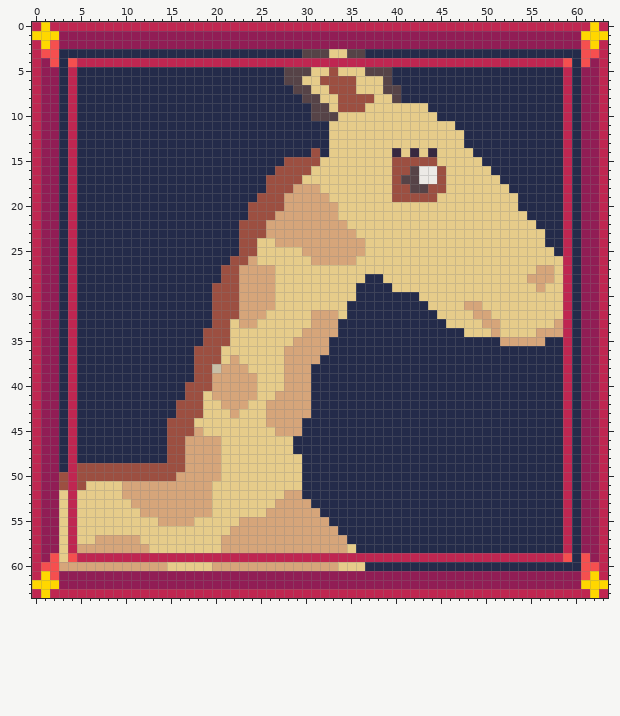
Pixel-art sprite: Assets/Sprites/profile_kaelkirjak.png. The picture above was drawn from the file before the commit.
The file is 64x64 pixels.
After the commit:
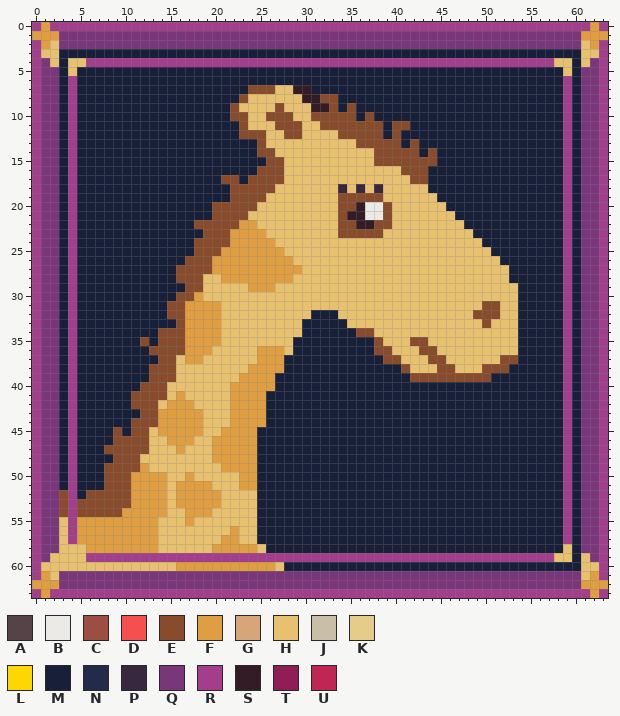
Palette (. is transparent): A #564347  B #eceae6  C #9c4f41  D #f54f4f  E #884b2b  F #de9e41  G #d6a57a  H #e8c170  J #c9bfa7  K #e6cc8a  L #ffd700  M #172038  N #242b4a  P #372840  Q #7a367b  R #a23e8c  S #341c27  T #911d55  U #bf2651
Change:
Changed rows in their new state; - is an unchanged pixel.
first column x 0:
 0 RFRRRRRRRRRRRRRRRRRRRRRRRRRRRRRRRRRRRRRRRRRRRRRRRRRRRRRRRRRRRRFR
 1 FFFQQQQQQQQQQQQQQQQQQQQQQQQQQQQQQQQQQQQQQQQQQQQQQQQQQQQQQQQQQFFF
 2 RFHQQQQQQQQQQQQQQQQQQQQQQQQQQQQQQQQQQQQQQQQQQQQQQQQQQQQQQQQQQHFR
 3 RHHMMMMMMMMMMMMMMMMMMMMMMMMMMMMMMMMMMMMMMMMMMMMMMMMMMMMMMMMMMHHR
 4 RQHMHHRRRRRRRRRRRRRRRRRRRRRRRRRRRRRRRRRRRRRRRRRRRRRRRRRRRRHHMHQR
 5 RQQMHMMMMMMMMMMMMMMMMMMMMMMMMMMMMMMMMMMMMMMMMMMMMMMMMMMMMMMHMQQR
 6 RQQMRMMMMMMMMMMMMMMMMMMMMMMMMMMMMMMMMMMMMMMMMMMMMMMMMMMMMMMRMQQR
 7 RQQMRMMMMMMMMMMMMMMMMMMMEEEHHSSMMMMMMMMMMMMMMMMMMMMMMMMMMMMRMQQR
 8 RQQMRMMMMMMMMMMMMMMMMMMEHHHHHHSSEEMMMMMMMMMMMMMMMMMMMMMMMMMRMQQR
 9 RQQMRMMMMMMMMMMMMMMMMMEHHHHEHHHSSEMEMMMMMMMMMMMMMMMMMMMMMMMRMQQR
10 RQQMRMMMMMMMMMMMMMMMMMEEHHEEEHHEEEEEMEMMMMMMMMMMMMMMMMMMMMMRMQQR
11 RQQMRMMMMMMMMMMMMMMMMMMEHHHEEEHHEEEEEEEMEEMMMMMMMMMMMMMMMMMRMQQR
12 RQQMRMMMMMMMMMMMMMMMMMMEEEHHEEHHHHEEEEEMEMMMMMMMMMMMMMMMMMMRMQQR
13 RQQMRMMMMMMMMMMMMMMMMMMMMEHHHHHHHHHHEEEEEMEMMMMMMMMMMMMMMMMRMQQR
14 RQQMRMMMMMMMMMMMMMMMMMMMMEEHHHHHHHHHHHEEEEEMEMMMMMMMMMMMMMMRMQQR
15 RQQMRMMMMMMMMMMMMMMMMMMMMMEEHHHHHHHHHHEEEEEEEMMMMMMMMMMMMMMRMQQR
16 RQQMRMMMMMMMMMMMMMMMMMMMMEEEHHHHHHHHHHHHHEEEMMMMMMMMMMMMMMMRMQQR
17 RQQMRMMMMMMMMMMMMMMMMEEMEEEEHHHHHHHHHHHHHHEEMMMMMMMMMMMMMMMRMQQR
18 RQQMRMMMMMMMMMMMMMMMMMEEEEEHHHHHHHPHPHPHHHHHMMMMMMMMMMMMMMMRMQQR
19 RQQMRMMMMMMMMMMMMMMMMMEEEEHHHHHHHHEEEEEHHHHHHMMMMMMMMMMMMMMRMQQR
20 RQQMRMMMMMMMMMMMMMMMEEEEEHHHHHHHHHEESBBEHHHHHHMMMMMMMMMMMMMRMQQR
21 RQQMRMMMMMMMMMMMMMMMEEEEHHHHHHHHHHESSBBEHHHHHHHMMMMMMMMMMMMRMQQR
22 RQQMRMMMMMMMMMMMMMEEEEEFFHHHHHHHHHEESSEEHHHHHHHHMMMMMMMMMMMRMQQR
23 RQQMRMMMMMMMMMMMMMMEEEFFFFHHHHHHHHEEEEEHHHHHHHHHHMMMMMMMMMMRMQQR
24 RQQMRMMMMMMMMMMMMMEEEEFFFFFHHHHHHHHHHHHHHHHHHHHHHHMMMMMMMMMRMQQR
25 RQQMRMMMMMMMMMMMMMEEEFFFFFFFHHHHHHHHHHHHHHHHHHHHHHHMMMMMMMMRMQQR
26 RQQMRMMMMMMMMMMMMEEEFFFFFFFFFHHHHHHHHHHHHHHHHHHHHHHHMMMMMMMRMQQR
27 RQQMRMMMMMMMMMMMEEEEFFFFFFFFFFHHHHHHHHHHHHHHHHHHHHHHHMMMMMMRMQQR
28 RQQMRMMMMMMMMMMMEEEHHFFFFFFFFHHHHHHHHHHHHHHHHHHHHHHHHMMMMMMRMQQR
29 RQQMRMMMMMMMMMMMMEEHHHHHFFFHHHHHHHHHHHHHHHHHHHHHHHHHHHMMMMMRMQQR
30 RQQMRMMMMMMMMMMMEEFHHHHHHHHHHHHHHHHHHHHHHHHHHHHHHHHHHHMMMMMRMQQR
31 RQQMRMMMMMMMMMMEEFFFFHHHHHHHHHHHHHHHHHHHHHHHHHHHHHEEHHMMMMMRMQQR
32 RQQMRMMMMMMMMMMEEFFFFHHHHHHHHHHMMMHHHHHHHHHHHHHHHEEEHHMMMMMRMQQR
33 RQQMRMMMMMMMMMMMEFFFFHHHHHHHHHMMMMMHHHHHHHHHHHHHHHEHHHMMMMMRMQQR
34 RQQMRMMMMMMMMMEEEFFFFHHHHHHHHHMMMMMMEEHHHHHHHHHHHHHHHHMMMMMRMQQR
35 RQQMRMMMMMMMEMEEEFFFFHHHHHHHHMMMMMMMMMEHHHEEHHHHHHHHHHMMMMMRMQQR
36 RQQMRMMMMMMMMEEEEFFFHHHHHFFFHMMMMMMMMMEEHHHEEHHHHHHHHHMMMMMRMQQR
37 RQQMRMMMMMMMMMEEHFFHHHHHHFFFMMMMMMMMMMMEEHHHEEHHHHHHEEMMMMMRMQQR
38 RQQMRMMMMMMMMEEEHHHHHHHHFFFFMMMMMMMMMMMMMEHHHEEHHHEEEMMMMMMRMQQR
39 RQQMRMMMMMMMMEEEHHHHHHHFFFFMMMMMMMMMMMMMMMEEEEEEEEEMMMMMMMMRMQQR
40 RQQMRMMMMMMMEEEHHHHHHHFFFFFMMMMMMMMMMMMMMMMMMMMMMMMMMMMMMMMRMQQR
41 RQQMRMMMMMMEEEEHFHHHHHFFFFMMMMMMMMMMMMMMMMMMMMMMMMMMMMMMMMMRMQQR
42 RQQMRMMMMMMEEEHFFFHHHHFFFFMMMMMMMMMMMMMMMMMMMMMMMMMMMMMMMMMRMQQR
43 RQQMRMMMMMMMEEFFFFFHHHFFFFMMMMMMMMMMMMMMMMMMMMMMMMMMMMMMMMMRMQQR
44 RQQMRMMMMMMEEEFFFFFHHHFFFFMMMMMMMMMMMMMMMMMMMMMMMMMMMMMMMMMRMQQR
45 RQQMRMMMMEMEEHFFFFFHHFFFFMMMMMMMMMMMMMMMMMMMMMMMMMMMMMMMMMMRMQQR
46 RQQMRMMMMEEEEHHFFFHHFFFFFMMMMMMMMMMMMMMMMMMMMMMMMMMMMMMMMMMRMQQR
47 RQQMRMMMEEEEEHHHFHHHFFFFFMMMMMMMMMMMMMMMMMMMMMMMMMMMMMMMMMMRMQQR
48 RQQMRMMMMEEEHHHHHHHHFFFFFMMMMMMMMMMMMMMMMMMMMMMMMMMMMMMMMMMRMQQR
49 RQQMRMMMEEEEFHHHHHHHHFFFFMMMMMMMMMMMMMMMMMMMMMMMMMMMMMMMMMMRMQQR
50 RQQMRMMMEEEFFFFHHFHHHHHFFMMMMMMMMMMMMMMMMMMMMMMMMMMMMMMMMMMRMQQR
51 RQQMRMMMEEEFFFFHFFFFHHHFFMMMMMMMMMMMMMMMMMMMMMMMMMMMMMMMMMMRMQQR
52 RQQERMEEEEEFFFFHFFFFFHHHHMMMMMMMMMMMMMMMMMMMMMMMMMMMMMMMMMMRMQQR
53 RQQEREEEEEEFFFFHFFFFFHHHHMMMMMMMMMMMMMMMMMMMMMMMMMMMMMMMMMMRMQQR
54 RQQEREEEEEFFFFFHHFFFHHHHHMMMMMMMMMMMMMMMMMMMMMMMMMMMMMMMMMMRMQQR
55 RQQHRFFFFFFFFFHHHFHHHHHHHMMMMMMMMMMMMMMMMMMMMMMMMMMMMMMMMMMRMQQR
56 RQQHRFFFFFFFFFHHHHHHHHFHHMMMMMMMMMMMMMMMMMMMMMMMMMMMMMMMMMMRMQQR
57 RQQHRFFFFFFFFFHHHHHHHFFHHMMMMMMMMMMMMMMMMMMMMMMMMMMMMMMMMMMRMQQR
58 RQQHHHFFFFFFFFHHHHHHFFFFFHMMMMMMMMMMMMMMMMMMMMMMMMMMMMMMMMMHMQQR
59 RQHHHHRRRRRRRRRRRRRRRRRRRRRRRRRRRRRRRRRRRRRRRRRRRRRRRRRRRRHHMHQR
60 RHHHHHHHHHHHHHHHFFFFFFFFFFFHMMMMMMMMMMMMMMMMMMMMMMMMMMMMMMMMMHHR
61 RFHQQQQQQQQQQQQQQQQQQQQQQQQQQQQQQQQQQQQQQQQQQQQQQQQQQQQQQQQQQHFR
62 FFFQQQQQQQQQQQQQQQQQQQQQQQQQQQQQQQQQQQQQQQQQQQQQQQQQQQQQQQQQQFFF
63 RFRRRRRRRRRRRRRRRRRRRRRRRRRRRRRRRRRRRRRRRRRRRRRRRRRRRRRRRRRRRRFR
Where, in picture pixels (left, top, right, bottom), the same in both pictures:
changed: (32, 22, 608, 598)
